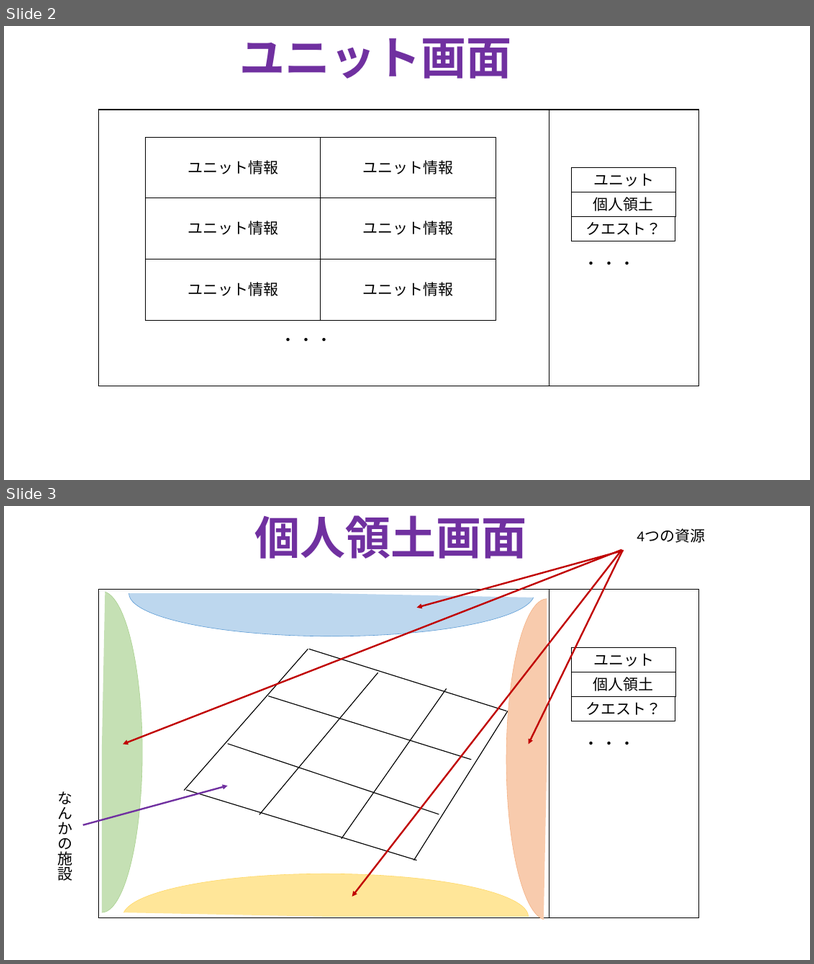
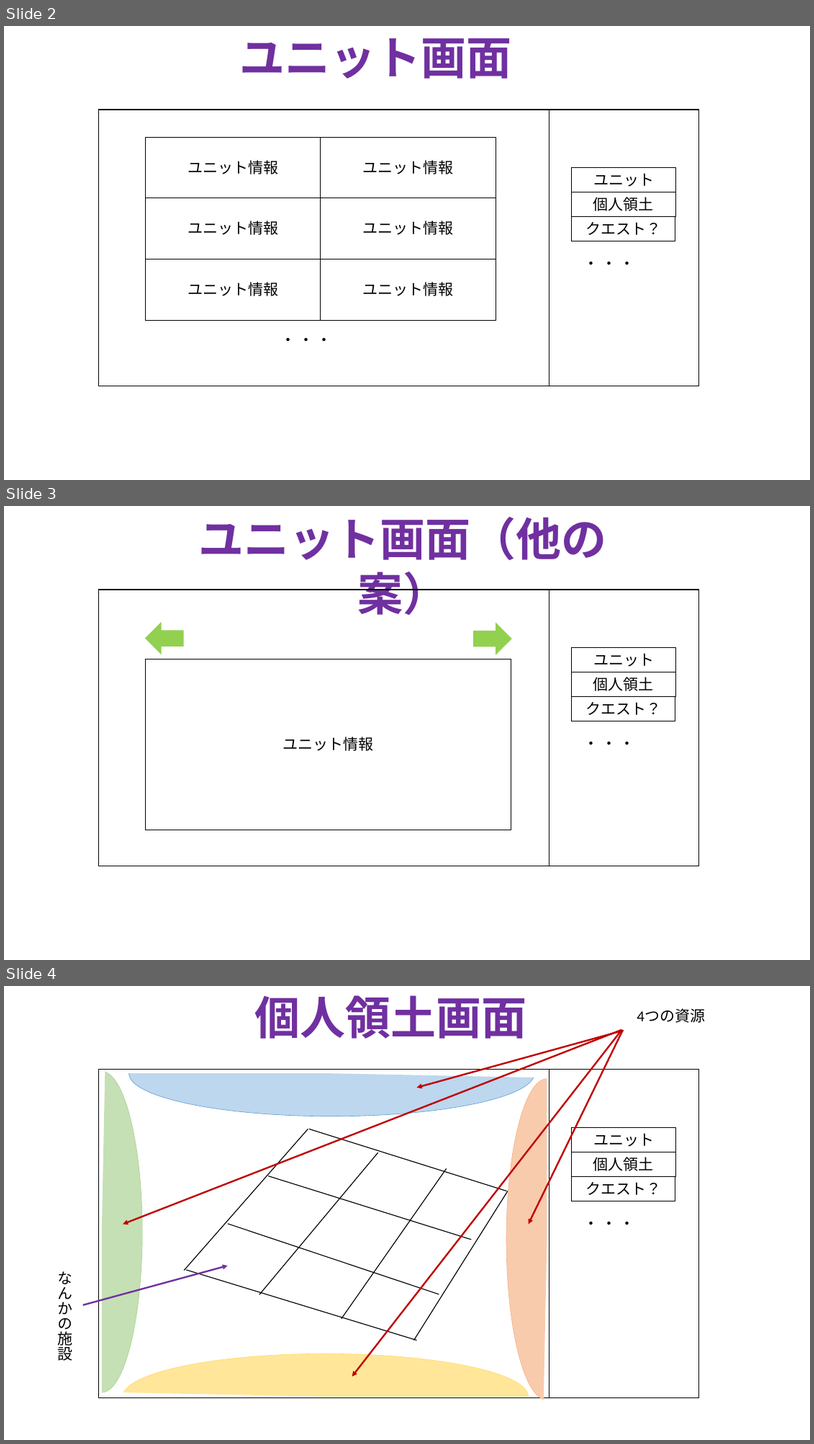
Before and after one commit to TakanoriOnuma/WebApplication, a slide deck: design/ゲーム画面設計.pptx. Shown one above the other, each under a label of ours: slides 2 and 3 before the commit, slides 2, 3 and 4 after it. The pictures are 814x964 and 814x1444 pixels, drawn with LibreOffice and Linux fonts; fonts in the diff are those of the drawing. Boxes give left, top, right and bottom in pixels: in the first picture for what was removed or moved away, otherwise in the second. Text is boxed around its words. In the diff, an @@ line names an element or a change of style, - is before the commit and + after.

Commit message:
ユニット一覧の他の案を作成
ユニットは最初から詳細が見れた方がいいと思いこうした。
別にヴァルクロのようにする必要はない。

```diff
--- a/design/ゲーム画面設計.pptx
+++ b/design/ゲーム画面設計.pptx
@@ slide 3 added at [4,506,810,960], background #FFFFFF @@
@@ text added at [199,517,607,615], 54 pt, text #7030A0, bold @@
+ユニット画面（他の案）
@@ rectangle added at [98,590,699,866], outline #000000 1 pt @@
@@ line added from (550, 590) to (550, 866), #000000 0.5 pt @@
@@ up arrow added at [146,623,183,654], fill #92D050, outline #92D050 1 pt @@
@@ up arrow added at [474,623,512,654], fill #92D050, outline #92D050 1 pt @@
@@ rectangle added at [572,648,676,672], outline #000000 0.75 pt, 18 pt, text #000000 @@
+ユニット
@@ rectangle added at [146,659,512,830], outline #000000 0.75 pt, 18 pt, text #000000 @@
+ユニット情報
@@ rectangle added at [572,672,676,696], outline #000000 0.75 pt, 18 pt, text #000000 @@
+個人領土
@@ rectangle added at [572,697,676,721], outline #000000 0.75 pt, 18 pt, text #000000 @@
+クエスト？
@@ text added at [584,741,635,745], 18 pt, text #000000 @@
+・・・
@@ what was slide 3 is now slide 4 @@
```
